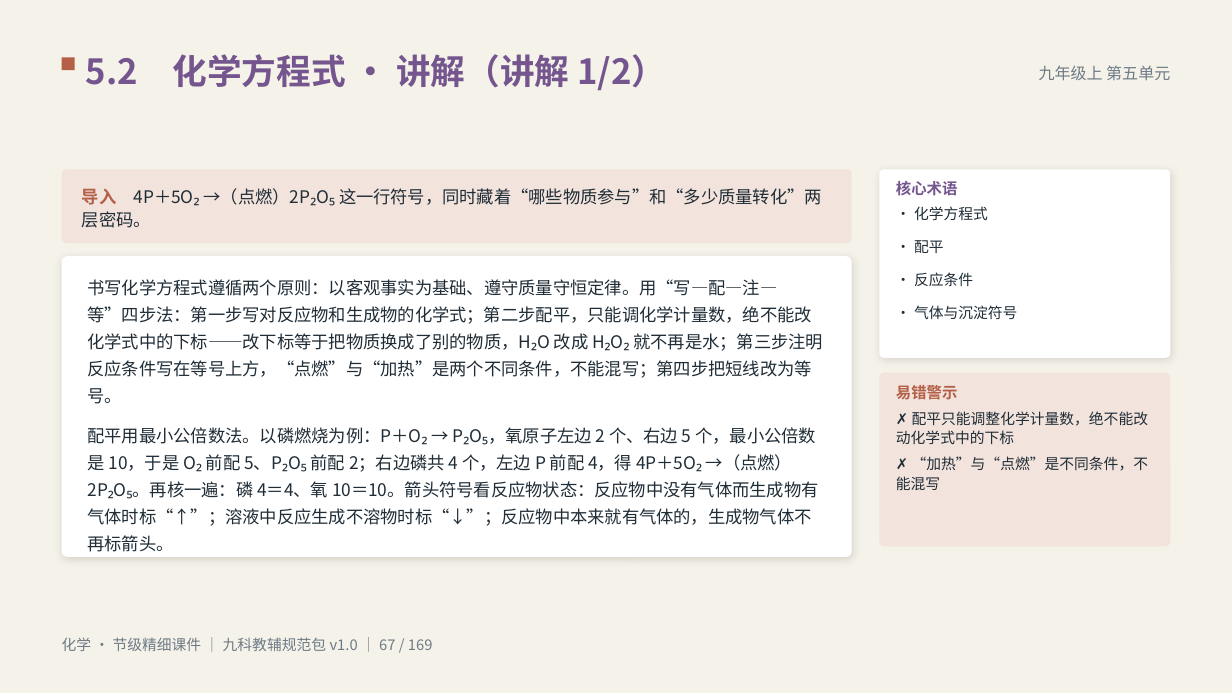
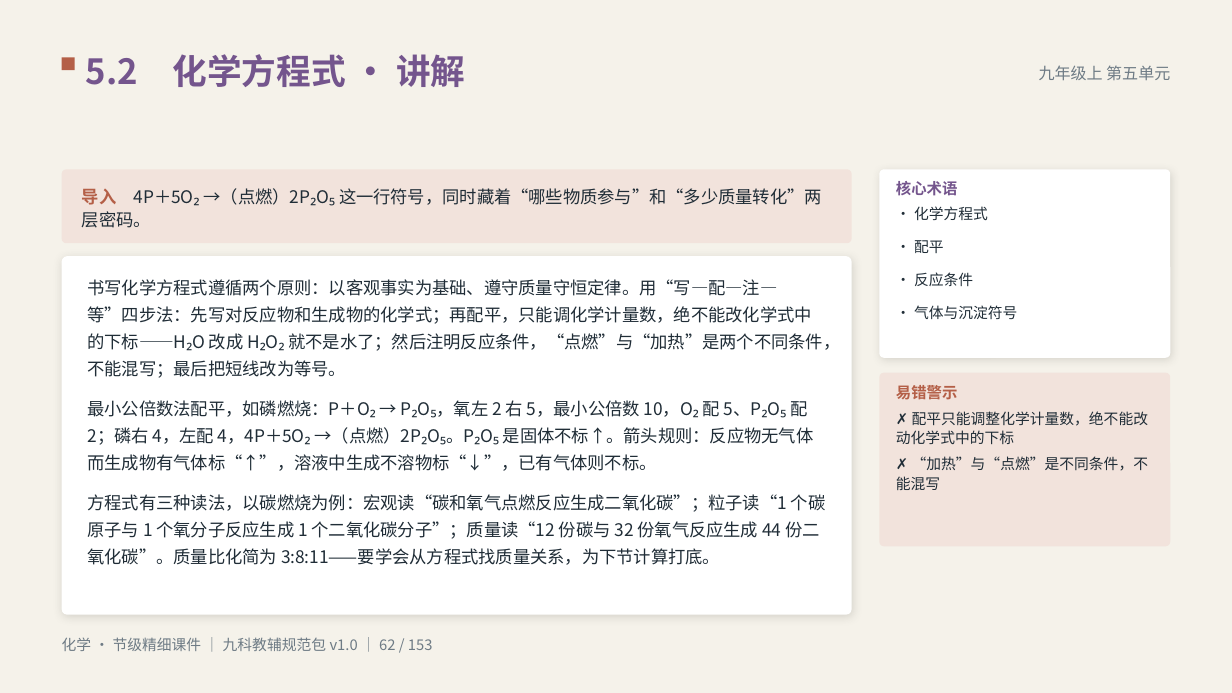
Before and after one commit to vimalinx/jiajiao-courseware, a slide deck: slide 62 of pptx/化学·节级精细讲解课件.pptx (slide 67 before the commit). Drawn at 1232x693 pixels with LibreOffice and Linux fonts; fonts in the diff are those of the drawing. Boxes give left, top, right and bottom in pixels: in the first picture for what was removed or moved away, otherwise in the second. Text is boxed around its words. In the diff, an @@ line names an element or a change of style, - is before the commit and + after.

Commit message:
节级课件深化版：九科全部变式+3段讲解（2256 页）

```diff
--- a/pptx/化学·节级精细讲解课件.pptx
+++ b/pptx/化学·节级精细讲解课件.pptx
@@ text at [86, 54, 465, 87]: text changed @@
-5.2 化学方程式 · 讲解（讲解 1/2）
+5.2 化学方程式 · 讲解
@@ rounded rectangle: place and size @@
-rounded rectangle at [62, 256, 852, 556]
+rounded rectangle at [62, 256, 852, 615]
@@ rounded rectangle at [62, 256, 852, 615]: proportions changed @@
@@ text at [87, 279, 840, 565]: text changed @@
-书写化学方程式遵循两个原则：以客观事实为基础、遵守质量守恒定律。用“写—配—注—等”四步法：第一步写对反应物和生成物的化学式；第二步配平，只能调化学计量数，绝不能改化学式中的下标——改下标等于把物质换成了别的物质，H₂O 改成 H₂O₂ 就不再是水；第三步注明反应条件写在等号上方，“点燃”与“加热”是两个不同条件，不能混写；第四步把短线改为等号。
-配平用最小公倍数法。以磷燃烧为例：P＋O₂ → P₂O₅，氧原子左边 2 个、右边 5 个，最小公倍数是 10，于是 O₂ 前配 5、P₂O₅ 前配 2；右边磷共 4 个，左边 P 前配 4，得 4P＋5O₂ →（点燃）2P₂O₅。再核一遍：磷 4＝4、氧 10＝10。箭头符号看反应物状态：反应物中没有气体而生成物有气体时标“↑”；溶液中反应生成不溶物时标“↓”；反应物中本来就有气体的，生成物气体不再标箭头。
+书写化学方程式遵循两个原则：以客观事实为基础、遵守质量守恒定律。用“写—配—注—等”四步法：先写对反应物和生成物的化学式；再配平，只能调化学计量数，绝不能改化学式中的下标——H₂O 改成 H₂O₂ 就不是水了；然后注明反应条件，“点燃”与“加热”是两个不同条件，不能混写；最后把短线改为等号。
+最小公倍数法配平，如磷燃烧：P＋O₂ → P₂O₅，氧左 2 右 5，最小公倍数 10，O₂ 配 5、P₂O₅ 配 2；磷右 4，左配 4，4P＋5O₂ →（点燃）2P₂O₅。P₂O₅ 是固体不标↑。箭头规则：反应物无气体而生成物有气体标“↑”，溶液中生成不溶物标“↓”，已有气体则不标。
+方程式有三种读法，以碳燃烧为例：宏观读“碳和氧气点燃反应生成二氧化碳”；粒子读“1 个碳原子与 1 个氧分子反应生成 1 个二氧化碳分子”；质量读“12 份碳与 32 份氧气反应生成 44 份二氧化碳”。质量比化简为 3:8:11——要学会从方程式找质量关系，为下节计算打底。
@@ text at [62, 637, 433, 651]: text changed @@
-化学 · 节级精细课件 ｜ 九科教辅规范包 v1.0 ｜ 67 / 169
+化学 · 节级精细课件 ｜ 九科教辅规范包 v1.0 ｜ 62 / 153
```
Also in this commit, not shown: 139 other slides changed, 16 slides removed, 34 other files.
